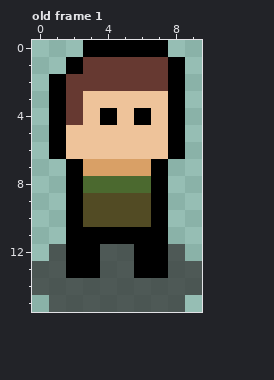
Pixel-art file -- art/player.aseprite. The picture above is the old version.
10x16 pixels, 1 frame. Shown: old frame 1.
The result:
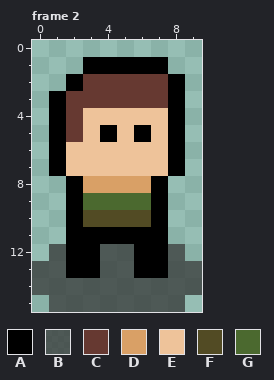
Palette (. is transparent): A #000000  B #323232b8  C #663931  D #d9a066  E #eec39a  F #524b24  G #4b692f
A new or re-ordered frame is compared with the old frame closest to it.
Change:
frames 1 -> 2
Changed rows in their new state; - is an unchanged pixel.
Frame 2 is new; against old frame 1:
first column x 1:
 0 --.....-
 1 -.AAAAA.
 2 .A------
 3 --CCCCC-
 4 ---E-E--
 5 -C-A-A--
 7 AEEEEEEA
 8 --DDDD--
 9 --GGGG--
Pixel boxes of the changes (left, top, right, bottom) in both pictures:
changed: (49, 40, 185, 210)
